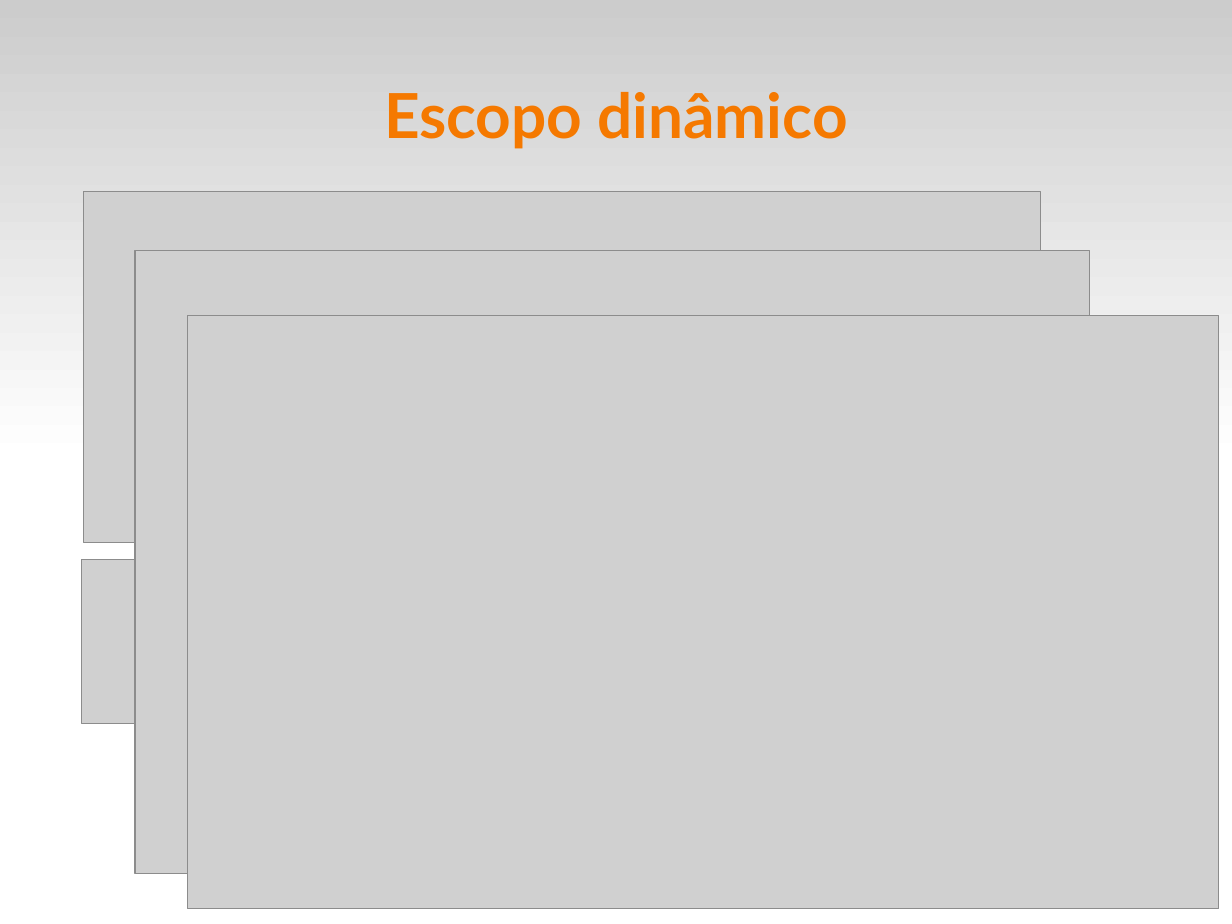
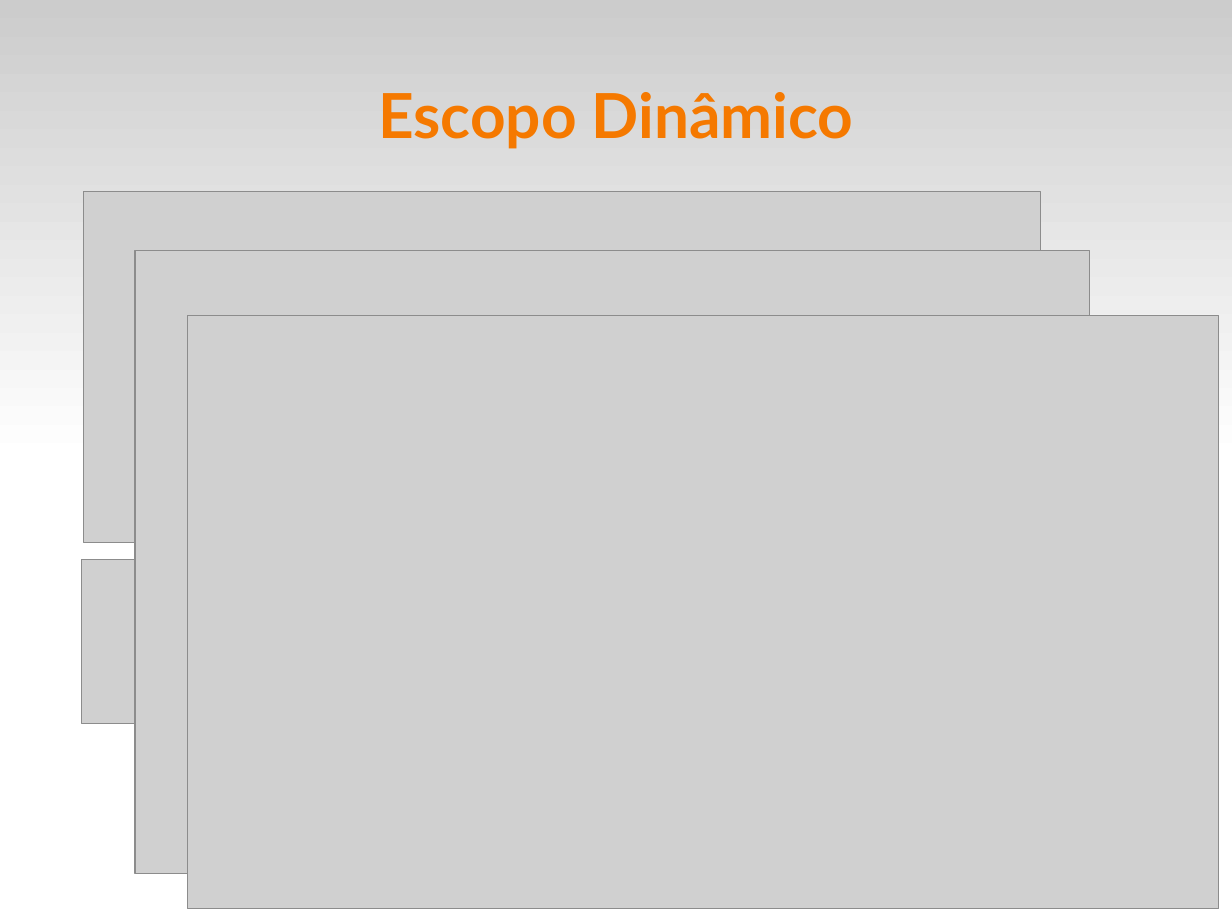
Before and after one commit to fsantanna-uerj/EDL, a slide deck: slide 11 of slides/edl-04-scope.odp (slide 9 before the commit). Drawn at 1232x924 pixels with LibreOffice and Linux fonts; fonts in the diff are those of the drawing; grey boxes stand for pictures. Boxes give left, top, right and bottom in pixels: in the first picture for what was removed or moved away, otherwise in the second. Text is boxed around its words. In the diff, an @@ line names an element or a change of style, - is before the commit and + after.

```diff
--- a/slides/edl-04-scope.odp
+++ b/slides/edl-04-scope.odp
@@ title at <box>378,92,854,149</box>: text changed @@
-Escopo dinâmico
+Escopo Dinâmico
```
Also in this commit, not shown: 6 other slides changed, 3 slides added, 7 other files.
